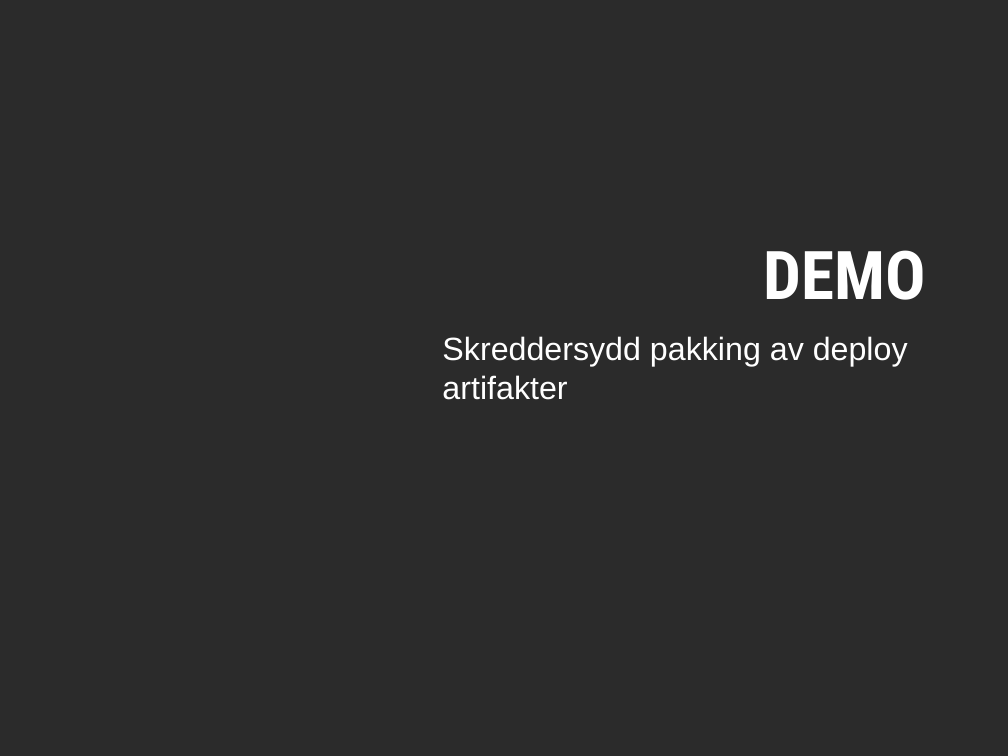
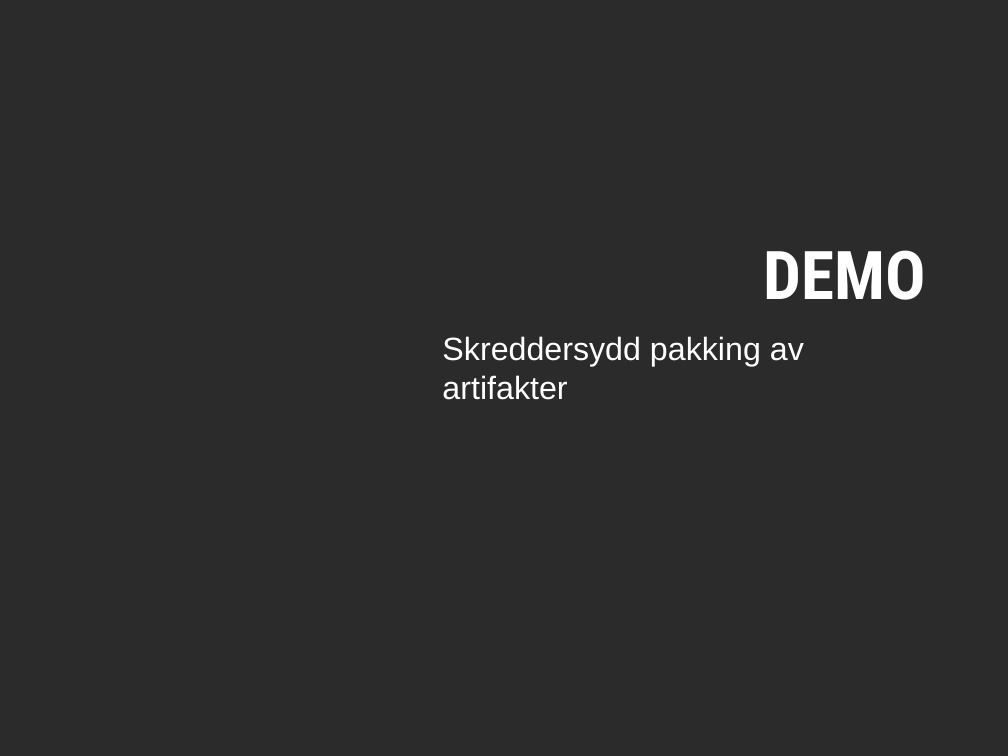
Before and after one commit to rundis/GradleJZ2012, a slide deck: slide 12 of GradleYourBuild.ppt. Drawn at 1008x756 pixels with LibreOffice and Linux fonts; fonts in the diff are those of the drawing; background and template pictures are left out; a plain dark background stands for a picture behind light text. Boxes give left, top, right and bottom in pixels: in the first picture for what was removed or moved away, otherwise in the second. Text is boxed around its words. In the diff, an @@ line names an element or a change of style, - is before the commit and + after.

```diff
--- a/GradleYourBuild.ppt
+++ b/GradleYourBuild.ppt
@@ text at <box>442,336,804,400</box>: text changed @@
-Skreddersydd pakking av deploy artifakter
+Skreddersydd pakking av artifakter
```
Also in this commit, not shown: 8 other slides changed, 1 slide added, 6 other files.
